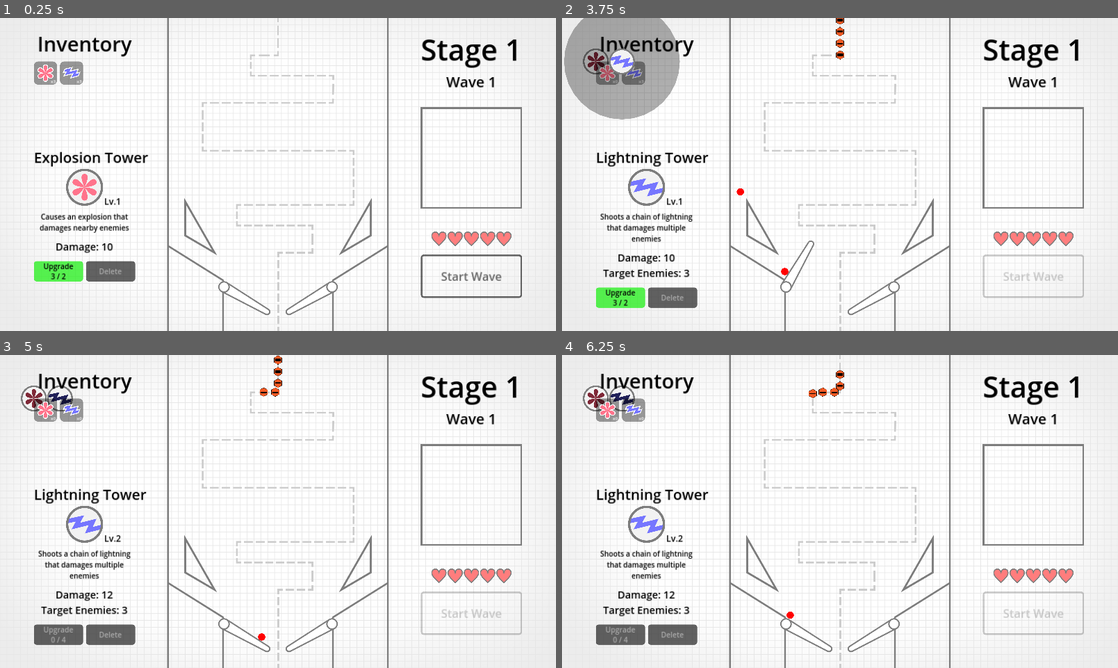
Above: before the commit, frames 1-4 (two rows, left to right).
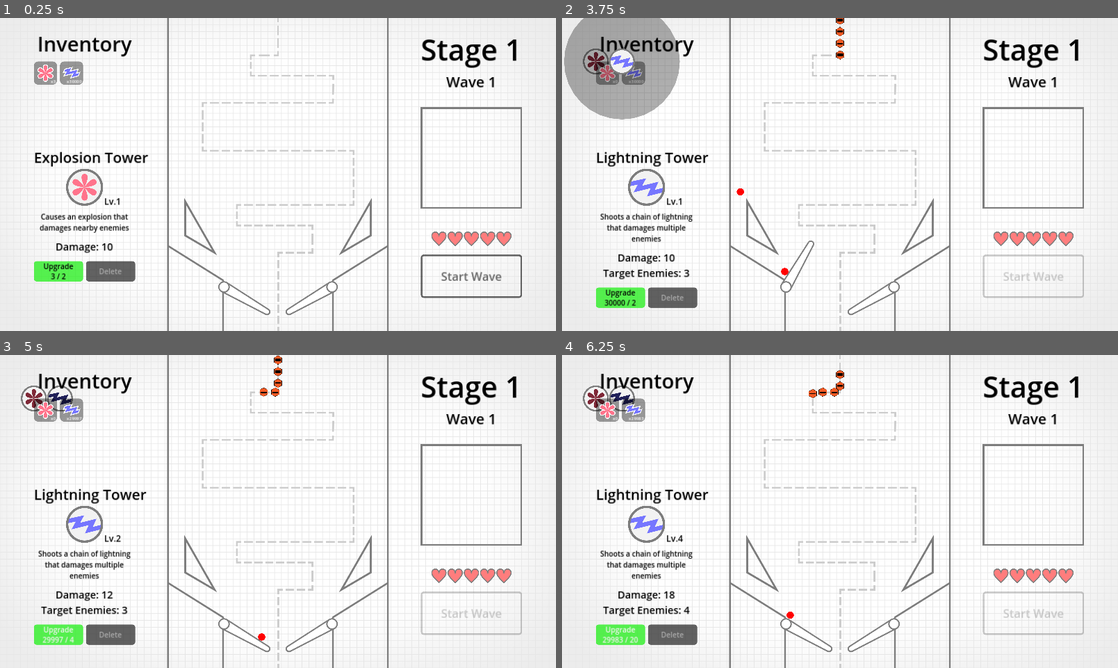
Above: after the commit, the same moments.

Repository: cxhuy/ptd
Game: Godot game, scene res://scenes/game.tscn
The game is run twice, just before and just after one commit, with the same random seed, the same clock (stepped at 60 frames per second) and the same inputs.
Inputs (mouse positions are in pixels of both pictures, inside the frame that each line leads up to):
- Up to frame 1 (0.25 s): no input
- Up to frame 2 (3.75 s): click "Start Wave" at 0.5 s; click "Upgrade 3 / 2" at 1.25 s; tap Enter at 2 s; move the mouse to (606, 74) at 2.02 s; hold / (rightFlip) 2.03-2.75 s; hold Space (addBall) 2.03-2.75 s; click (606, 74) at 2.17 s; click (595, 61) at 2.75 s; move the mouse to (634, 74) at 3.52 s; hold Z (leftFlip) from 3.53 s (still down); tap Space (addBall) at 3.6 s; click (634, 74) at 3.67 s
- Up to frame 3 (5 s): release Z (leftFlip) at 4.25 s; click "Upgrade 2 / 2" (after the commit: "Upgrade 29999 / 2") at 4.25 s
- Up to frame 4 (6.25 s): click (623, 633) at 5 s, where only the run after the commit has a clickable "Upgrade 29997 / 4"; click (623, 633) at 5.75 s, where only the run after the commit has a clickable "Upgrade 29993 / 10"

The runs differ from the first frame. In frame 1, less than 0.1% of the frame differs, in the area x 12-15%, y 19-21%; in frame 2, less than 0.1%; in frame 3, 0.6%; in frame 4, 0.7%, in the area x 6-23%, y 19-93%.

Commit message:
refactor: move stage and wave info to global Data

Diff:
--- a/global/data.gd
+++ b/global/data.gd
@@ -1,13 +1,11 @@
 extends Node2D
+
+var currentStage: int = 1
+var currentWave: int = 1
 
 # Number of towers required for upgrading level
 const upgradeRequired: Array[int] = [0, 2, 4, 10, 20, 50, 100, 200, 400]
 
-## Number of towers in inventory
-#var towerQuantity: Array[int] = [3, 3, 0, 0, 0, 0, 0, 0, 0, 0, 0, 0]
-#
-## Level of each towers
-#var towerLevels: Array[int] = [1, 1, 1, 1, 1, 1, 1, 1, 1, 1, 1, 1]
 
 # Tower Data
 var towerData: Dictionary = {
@@ -27,7 +25,7 @@
 		"description": "Shoots a chain of lightning that damages multiple enemies",
 
 		"level": 1,
-		"quantity": 3,
+		"quantity": 30000,
 
 		"stats": {
 			"damage": [10, 12, 15, 18, 22, 27, 33, 40, 50],
--- a/scripts/game.gd
+++ b/scripts/game.gd
@@ -2,8 +2,6 @@
 
 var ball := preload("res://scenes/ball.tscn")
 var enemy := preload("res://scenes/enemy/enemy.tscn")
-var currentStage: int = 1
-var currentWave: int = 1
 var enemySpawnFinish: bool = false
 var inGame: bool = false
 var waveStartButton
@@ -34,7 +32,7 @@
 		enemySpawnFinish = false
 		inGame = false
 		get_tree().call_group("Balls", "queue_free")
-		currentWave += 1
+		Data.currentWave += 1
 		waveStartButton.disabled = false
 
 	if inGame and get_tree().get_nodes_in_group("Balls").size() == 0:
@@ -45,7 +43,7 @@
 
 func _on_wave_start_button_pressed():
 	if !inGame:
-		startWave(currentWave)
+		startWave(Data.currentWave)
 		var ballInstance := ball.instantiate()
 		ballInstance.set_global_position(Vector2(616, 583))
 		add_child(ballInstance)
@@ -74,6 +72,6 @@
 			var enemyInstance := enemy.instantiate()
 			enemyInstance.enemyId = enemyId
 			enemyPath.add_child(enemyInstance)
-			get_node("Stage" + str(currentStage) + "/EnemyPath").add_child(enemyPath)
+			get_node("Stage" + str(Data.currentStage) + "/EnemyPath").add_child(enemyPath)
 			await get_tree().create_timer(spawnDelay).timeout
 	enemySpawnFinish = true
